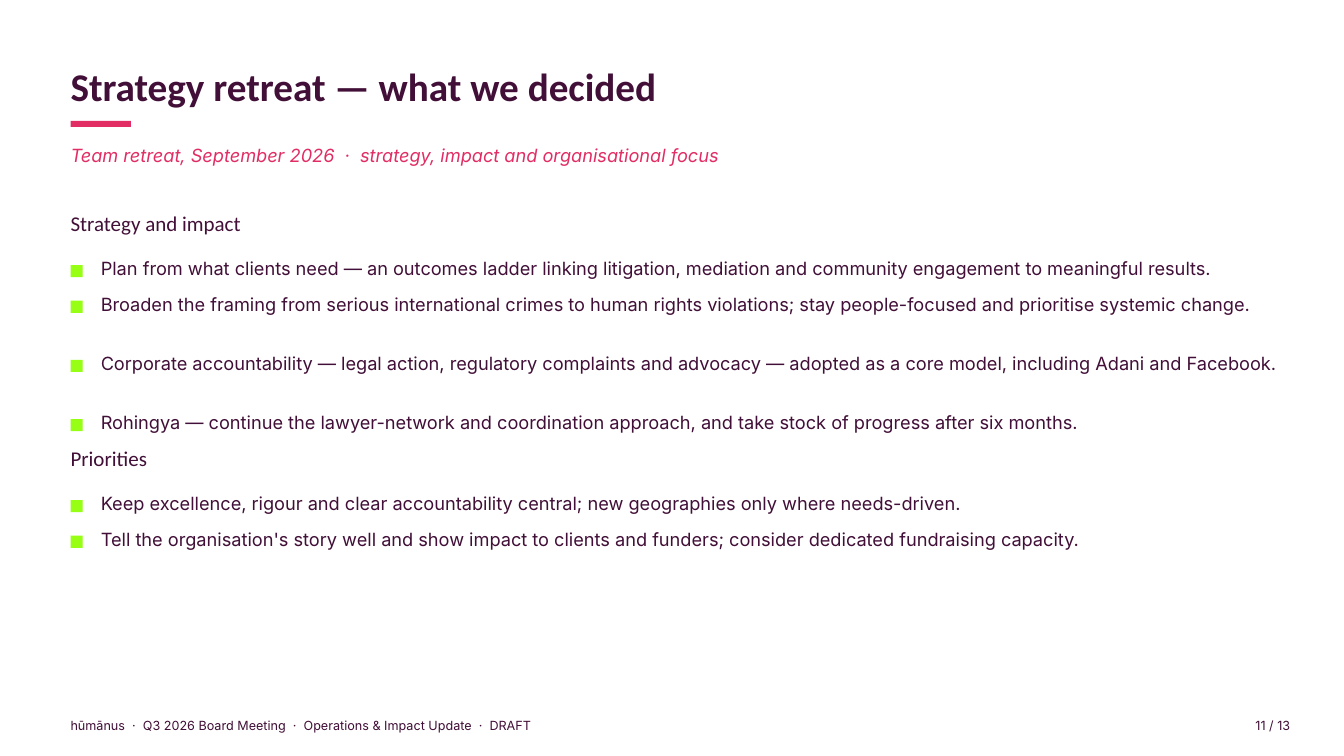
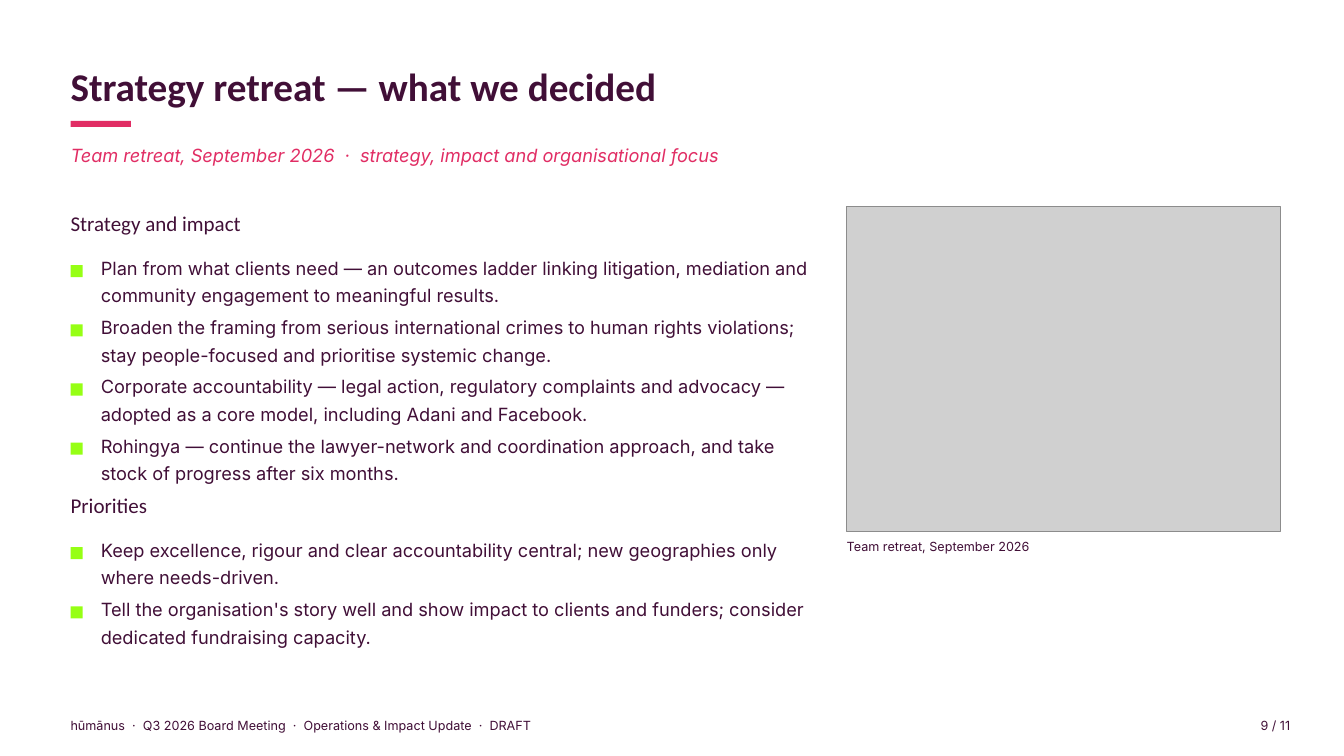
Before and after one commit to evafrances04/humanusGovernance, a slide deck: slide 9 of 2026/Q3/ED-Operations-Impact-Q3-2026-DRAFT.pptx (slide 11 before the commit). Drawn at 1344x756 pixels with LibreOffice and Linux fonts; fonts in the diff are those of the drawing; grey boxes stand for pictures. Boxes give left, top, right and bottom in pixels: in the first picture for what was removed or moved away, otherwise in the second. Text is boxed around its words. In the diff, an @@ line names an element or a change of style, - is before the commit and + after.

```diff
--- a/2026/Q3/ED-Operations-Impact-Q3-2026-DRAFT.pptx
+++ b/2026/Q3/ED-Operations-Impact-Q3-2026-DRAFT.pptx
@@ picture added at (847, 207, 1280, 532) @@
@@ text "Plan from what clients need ..." rewrapped from (101, 261, 1211, 279) to (101, 261, 807, 306) @@
@@ 3 rectangles: place and size @@
-3 rectangles at (71, 300, 83, 432)
+3 rectangles at (71, 325, 83, 455)
@@ text "Broaden the framing from serious ..." rewrapped from (101, 297, 1250, 315) to (101, 320, 794, 366) @@
@@ text "Corporate accountability — legal action, ..." rewrapped from (101, 356, 1277, 374) to (101, 379, 761, 425) @@
@@ text "Rohingya — continue the lawyer-network ..." rewrapped from (101, 415, 1078, 433) to (101, 439, 774, 484) @@
@@ text "Priorities": place and size @@
-text "Priorities" at (71, 451, 147, 466)
+text "Priorities" at (71, 498, 147, 513)
@@ text "Keep excellence, rigour and clear ..." rewrapped from (101, 496, 961, 514) to (101, 543, 777, 585) @@
@@ rectangle: place and size @@
-rectangle at (71, 535, 83, 547)
+rectangle at (71, 547, 83, 560)
@@ text added at (847, 541, 1029, 554), 9 pt, text #410F37 @@
+Team retreat, September 2026
@@ text "Tell the organisation's story well ..." rewrapped from (101, 532, 1079, 550) to (101, 602, 804, 648) @@
@@ rectangle: place and size @@
-rectangle at (71, 500, 83, 512)
+rectangle at (71, 606, 83, 618)
@@ text at (1261, 720, 1290, 730): text changed @@
-11 / 13
+9 / 11
```
Also in this commit, not shown: 8 other slides changed, 2 slides removed, 6 other files.
